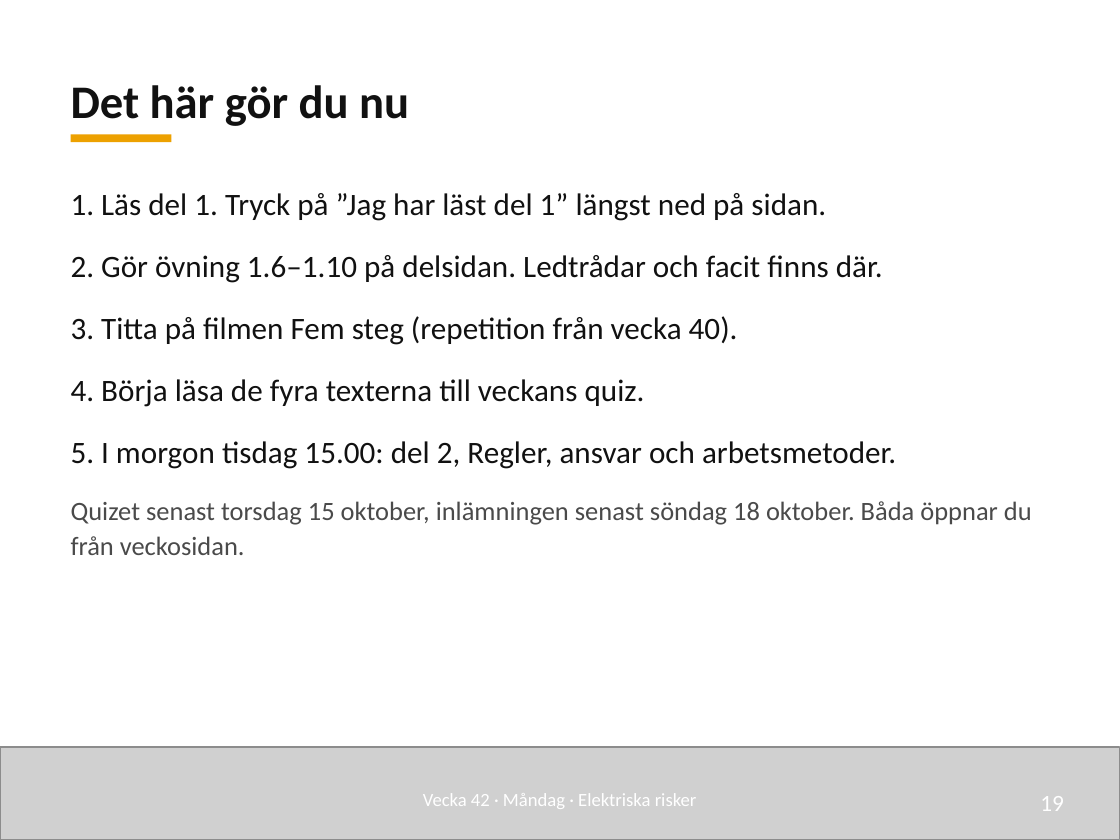
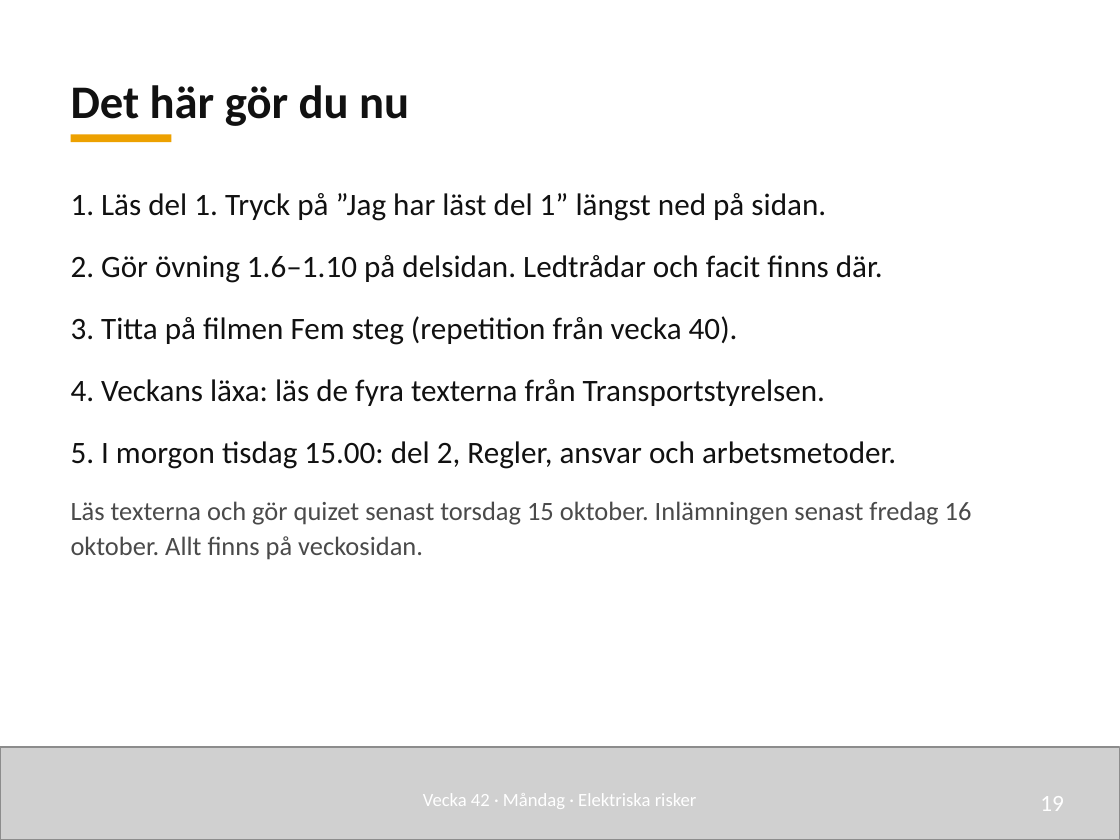
Before and after one commit to nj22az/nj22az.github.io, a slide deck: slide 19 of sjoskolan/vecka-42/aktuell/v42_01_Elektriska_risker_elev.pptx. Drawn at 1120x840 pixels with LibreOffice and Linux fonts; fonts in the diff are those of the drawing; grey boxes stand for pictures. Boxes give left, top, right and bottom in pixels: in the first picture for what was removed or moved away, otherwise in the second. Text is boxed around its words. In the diff, an @@ line names an element or a change of style, - is before the commit and + after.

```diff
--- a/sjoskolan/vecka-42/aktuell/v42_01_Elektriska_risker_elev.pptx
+++ b/sjoskolan/vecka-42/aktuell/v42_01_Elektriska_risker_elev.pptx
@@ text at box(71, 379, 825, 406): text changed @@
-4. Börja läsa de fyra texterna till veckans quiz.
+4. Veckans läxa: läs de fyra texterna från Transportstyrelsen.
@@ text at box(71, 501, 972, 560): text changed @@
-Quizet senast torsdag 15 oktober, inlämningen senast söndag 18 oktober. Båda öppnar du från veckosidan.
+Läs texterna och gör quizet senast torsdag 15 oktober. Inlämningen senast fredag 16 oktober. Allt finns på veckosidan.
```
Also in this commit, not shown: 41 other files.
